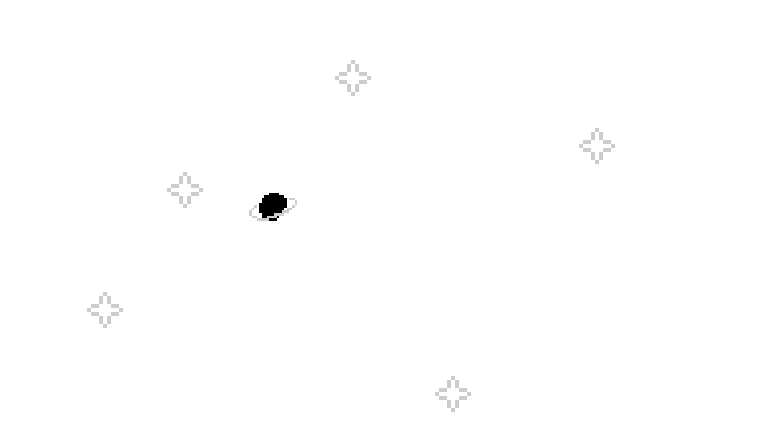
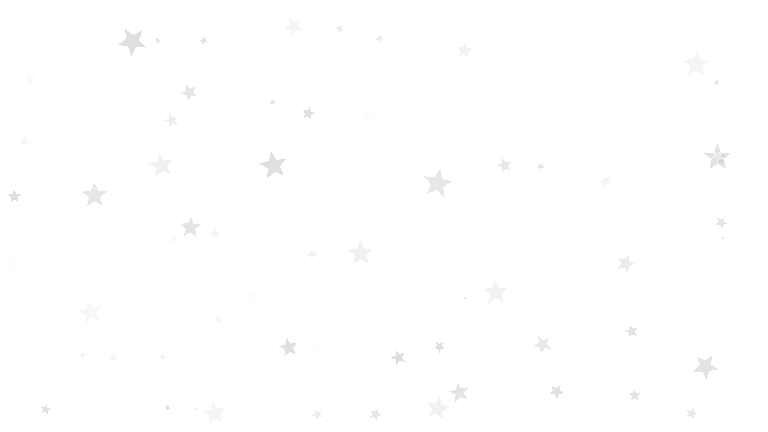
The second 768 x 432 image is a revision of the first. Changes to its layers:
showed "Fore", painted on it over [8, 18, 730, 424]
hid "Mid", painted on it over [32, 18, 730, 412]
